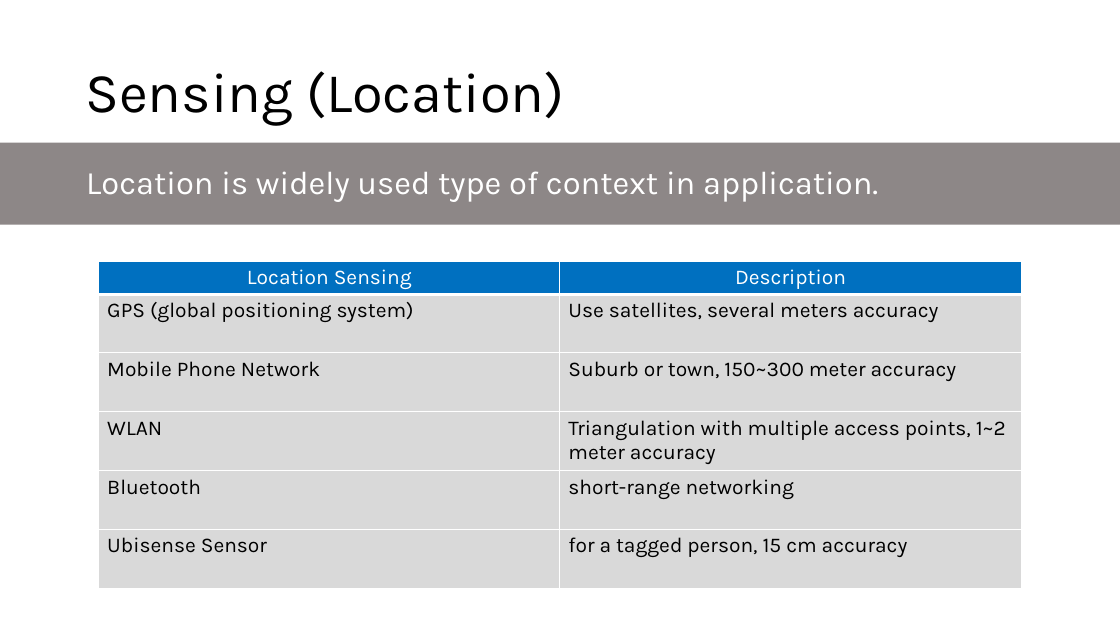
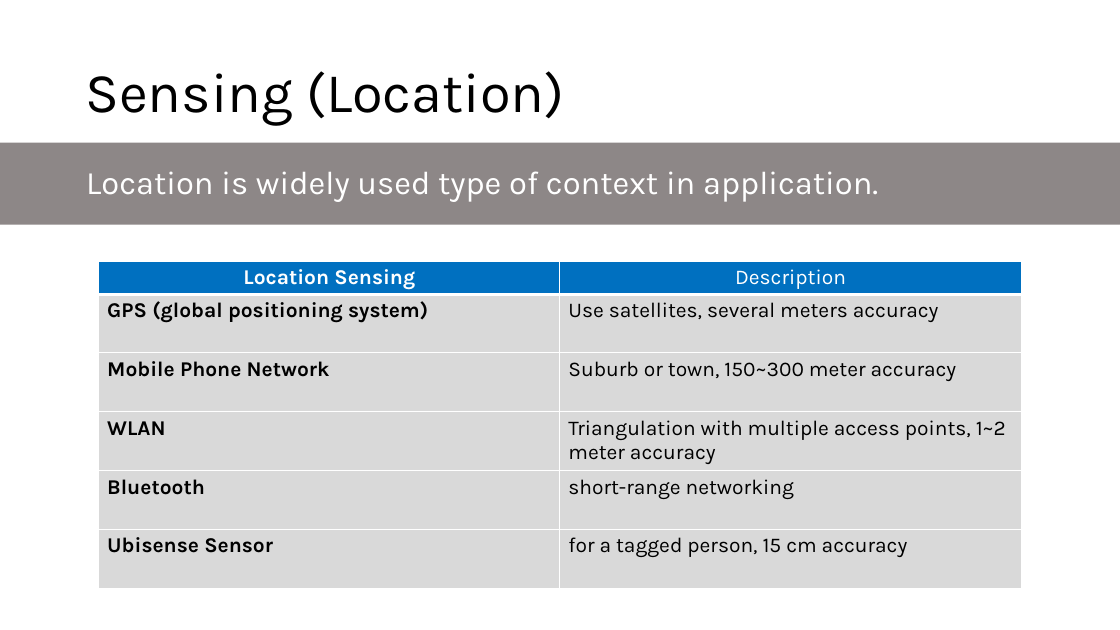
Before and after one commit to microsoft/AcademicContent, a slide deck: slide 19 of Complimentary Course Content/Module6/Lessons/Module6_Lesson1 What is Iot Lecture.pptx. Drawn at 1120x630 pixels with LibreOffice and Linux fonts; fonts in the diff are those of the drawing. Boxes give left, top, right and bottom in pixels: in the first picture for what was removed or moved away, otherwise in the second. Text is boxed around its words. In the diff, an @@ line names an element or a change of style, - is before the commit and + after.

```diff
--- a/Complimentary Course Content/Module6/Lessons/Module6_Lesson1 What is Iot Lecture.pptx
+++ b/Complimentary Course Content/Module6/Lessons/Module6_Lesson1 What is Iot Lecture.pptx
@@ table at (99,261,1022,589) @@
@@ bold on in "Location Sensing", "GPS (global positioning system)", "Mobile Phone Network", "WLAN" and 2 more places @@
```
Also in this commit, not shown: 3 other slides changed, 5 other files.
